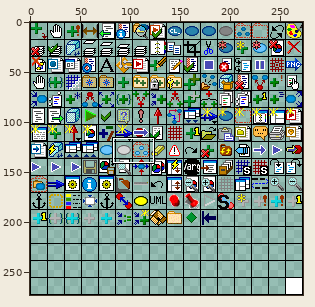
Edited in one commit: sprite sheet (Delivery/studio/bitmaps/png/icon_matrix_16.png). Above: a wide view before the commit, with the close-up outlined.
Close-up. Old version:
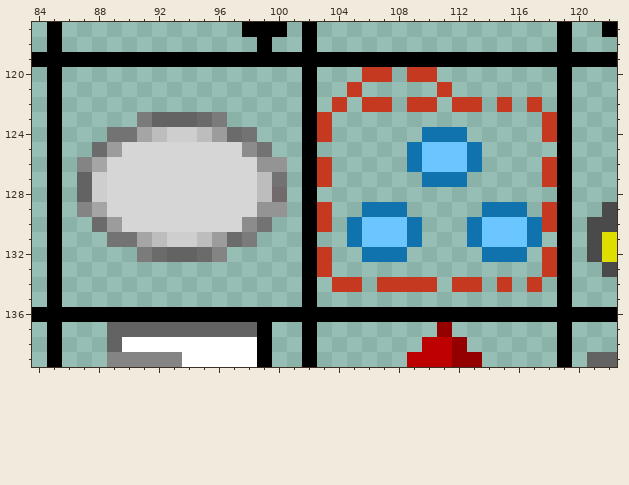
The file is 273x273 pixels. Colours within 5 levels of each other are drawn and written as one. Shown: x 84..122, y 117..139. The commit also changed other parts of the picture, which this record leaves out.
And afterwards:
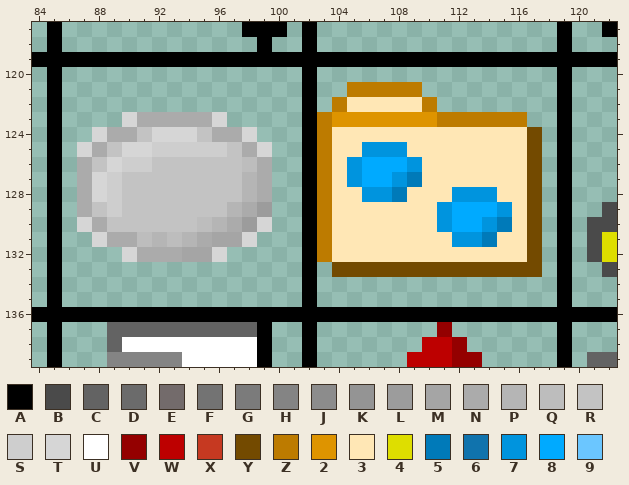
Palette (. is transparent): A #000000  B #4a4a4a  C #636363  D #6b6b6b  E #736b6b  F #737373  G #7b7b7b  H #848484  J #8c8c8c  K #949494  L #9c9c9c  M #a5a5a5  N #ababab  P #b5b5b5  Q #bdbdbd  R #c3c3c3  S #cecece  T #d6d6d6  U #ffffff  V #940000  W #bd0000  X #c63921  Y #734a00  Z #bd7b00  2 #de9400  3 #ffe7b5  4 #dede00  5 #007ab9  6 #1073ad  7 #0094de  8 #00aaff  9 #6bc6ff
Difference:
{"y":120,"x":106,"old":"XX","new":".."}
{"y":120,"x":109,"old":"XX","new":".."}
{"y":121,"x":105,"old":"X....","new":"ZZZZZ"}
{"y":121,"x":111,"old":"X","new":"."}
{"y":122,"x":104,"old":"X.XX.XX","new":"Z33333Z"}
{"y":122,"x":112,"old":"XX","new":".."}
{"y":122,"x":115,"old":"X","new":"."}
{"y":122,"x":117,"old":"X","new":"."}
{"y":123,"x":90,"old":".GCCCDG","new":"TNNNNNT"}
{"y":123,"x":103,"old":"X.............","new":"Z2222222ZZZZZZ"}
{"y":123,"x":118,"old":"X","new":"."}
{"y":124,"x":88,"old":".FFMQSSQLDF","new":"TNNRTTTRNNT"}
{"y":124,"x":103,"old":"X......666.....X","new":"Z3333333333333Y."}
{"y":125,"x":87,"old":".DL","new":"TNR"}
{"y":125,"x":92,"old":"TTTTTTJF","new":"SSSSSRNT"}
{"y":125,"x":103,"old":"......69996....","new":"Z3377733333333Y"}
{"y":126,"x":87,"old":"HM","new":"NR"}
{"y":126,"x":90,"old":"TTTTTTTTTKK","new":"SSRRRRRRQN."}
{"y":126,"x":103,"old":"X.....69996....X","new":"Z3788873333333Y."}
{"y":127,"x":87,"old":"CSTTTTTTTTTTQF","new":"NTSRRRRRRRRPN."}
{"y":127,"x":103,"old":"X......666.....X","new":"Z3788753333333Y."}
{"y":128,"x":87,"old":"CSTTTTTTTTTTQE","new":"NTSRRRRRRRRPN."}
{"y":128,"x":103,"old":"...............","new":"Z3377533377733Y"}
{"y":129,"x":87,"old":"HMTTTTTTTTTTKK","new":"NRSRRRRRRRPNL."}
{"y":129,"x":103,"old":"X..666.....666.X","new":"Z3333333788873Y."}
{"y":130,"x":87,"old":".DLTTTTTTTTJF","new":"TNRRRRRRQPNLT"}
{"y":130,"x":103,"old":"X.69996...69996X","new":"Z3333333788753Y."}
{"y":131,"x":88,"old":".FFMQSSQLDG","new":"TNNQPQPNMMT"}
{"y":131,"x":103,"old":"..69996...69996","new":"Z3333333377533Y"}
{"y":132,"x":90,"old":".GDCCDH","new":"TNNNMMT"}
{"y":132,"x":103,"old":"X..666.....666.X","new":"Z3333333333333Y."}
{"y":133,"x":103,"old":"X..............X","new":".YYYYYYYYYYYYYY."}
{"y":134,"x":104,"old":"XX","new":".."}
{"y":134,"x":107,"old":"XXXX","new":"...."}
{"y":134,"x":112,"old":"XX","new":".."}
{"y":134,"x":115,"old":"X","new":"."}
{"y":134,"x":117,"old":"X","new":"."}
{"label":"changed","picture_box":[77,67,557,292]}
